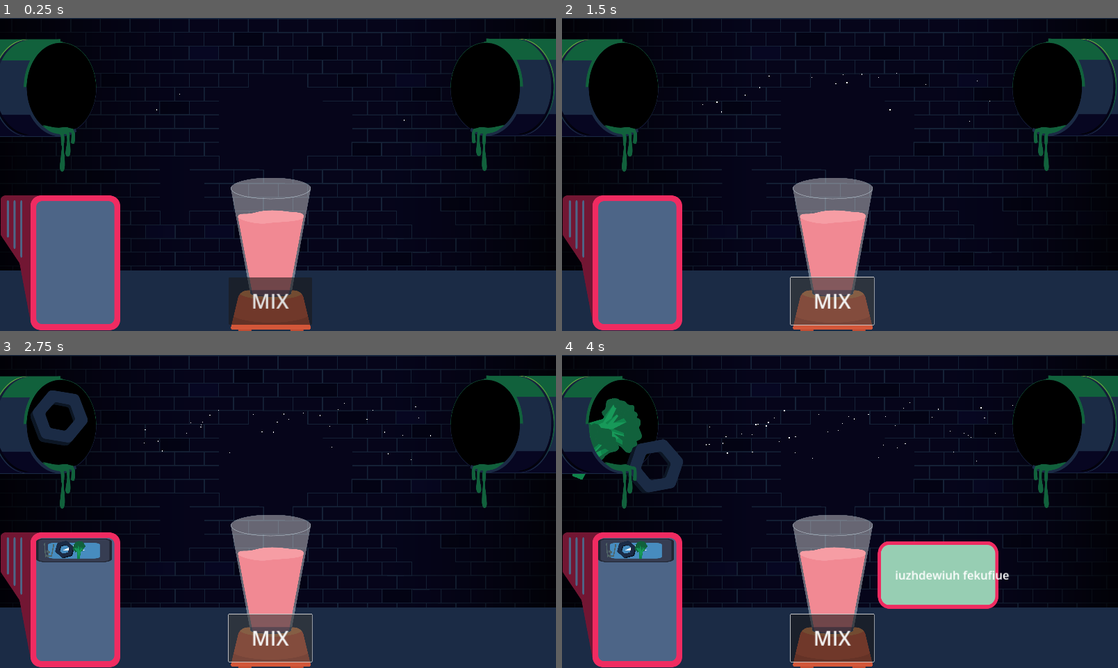
Above: before the commit, frames 1-4 (two rows, left to right).
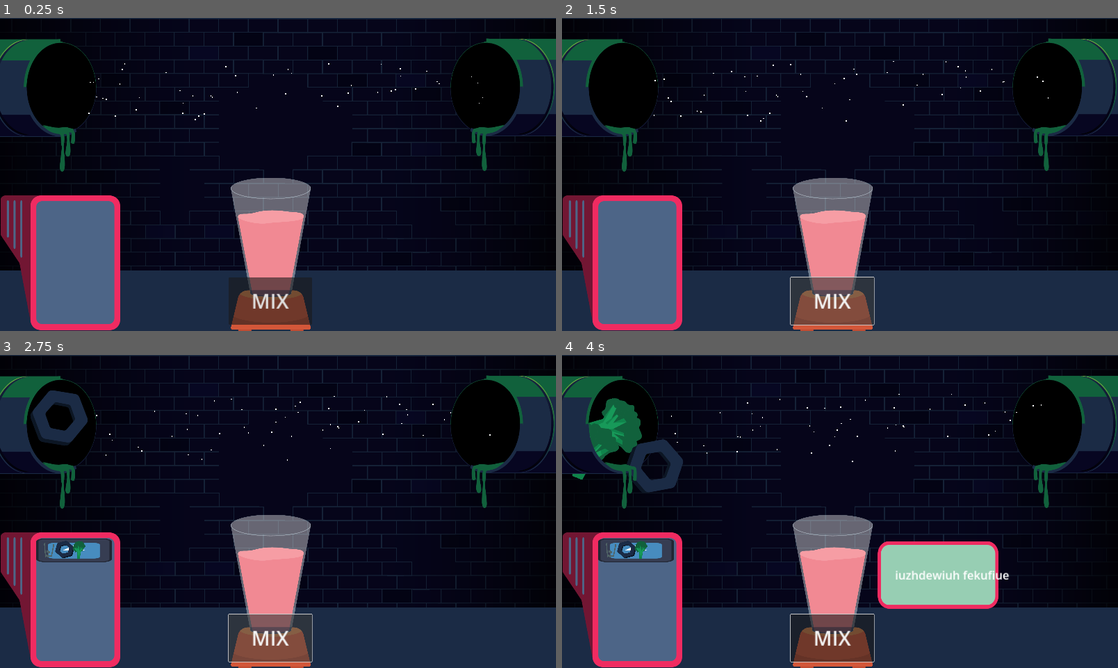
Above: after the commit, the same moments.

Repository: Daxidz/orbital-5-cyberpunk
Game: Godot game, scene res://src/main.tscn
The game is run twice, just before and just after one commit, with the same random seed, the same clock (stepped at 60 frames per second) and the same inputs. The engine's default icon, where the game draws it, is replaced by a stand-in: a white triangle on a blue panel in a dark square.
Inputs (mouse positions are in pixels of both pictures, inside the frame that each line leads up to):
- Up to frame 1 (0.25 s): no input
- Up to frame 2 (1.5 s): click "MIX" at 0.5 s; click "MIX" at 1.25 s
- Up to frame 3 (2.75 s): click "MIX" at 2 s
- Up to frame 4 (4 s): move the mouse to (623, 414) at 2.77 s; press the mouse at (623, 414) at 2.78 s; move the mouse to (612, 411) at 3.52 s; release the mouse at (612, 411) at 3.53 s; click (612, 411) at 3.6 s

The runs differ from the first frame. In frame 1, less than 0.1% of the frame differs, in the area x 15-87%, y 14-33%; in frame 2, less than 0.1%; in frame 3, less than 0.1%; in frame 4, less than 0.1%, in the area x 19-87%, y 12-35%.

Commit message:
reimport music

Diff:
--- a/src/main.tscn
+++ b/src/main.tscn
@@ -154,17 +154,18 @@
 
 [node name="TextBoxesManager" parent="." instance=ExtResource("10_s6m7u")]
 
-[node name="CPUParticles2D" type="CPUParticles2D" parent="."]
+[node name="ParticlesGraviitron" type="CPUParticles2D" parent="."]
 position = Vector2(963, 259)
-amount = 60
+amount = 50
 lifetime = 5.0
+preprocess = 50.0
 emission_shape = 3
-emission_rect_extents = Vector2(600, 100)
+emission_rect_extents = Vector2(700, 100)
 gravity = Vector2(0, 0)
 initial_velocity_min = 10.0
 initial_velocity_max = 10.0
-scale_amount_min = 3.0
-scale_amount_max = 3.0
+scale_amount_min = 4.0
+scale_amount_max = 4.0
 
 [connection signal="pressed" from="Button" to="." method="_on_button_pressed"]
 [connection signal="timeout" from="TapisIngredients/Timer" to="TapisIngredients" method="_on_timer_timeout"]
--- a/src/mixer.tscn
+++ b/src/mixer.tscn
@@ -7,27 +7,27 @@
 [ext_resource type="Texture2D" uid="uid://tkml2h2a0m7o" path="res://res/img/mixer/mixer-20230319T000010Z-001/mixer/mixer_full_0.png" id="5_35wlj"]
 
 [sub_resource type="SegmentShape2D" id="SegmentShape2D_xvotu"]
-a = Vector2(-15, -135)
-b = Vector2(22, 130)
+a = Vector2(-40, -235)
+b = Vector2(34, 131)
 
 [sub_resource type="SegmentShape2D" id="SegmentShape2D_3jchw"]
-a = Vector2(-137, -7)
-b = Vector2(133, 1)
+a = Vector2(-134, 0)
+b = Vector2(9, 8)
 
 [sub_resource type="SegmentShape2D" id="SegmentShape2D_xqpwp"]
-a = Vector2(35, -124)
-b = Vector2(-49, 127)
+a = Vector2(9, -234)
+b = Vector2(-62, 137)
 
 [sub_resource type="SegmentShape2D" id="SegmentShape2D_4gypa"]
-a = Vector2(-15, -135)
-b = Vector2(22, 130)
+a = Vector2(-291, -707)
+b = Vector2(-219, -356)
 
 [sub_resource type="SegmentShape2D" id="SegmentShape2D_fqphy"]
-a = Vector2(-137, -7)
-b = Vector2(133, 1)
+a = Vector2(-133, -24)
+b = Vector2(-5, -21)
 
 [sub_resource type="SegmentShape2D" id="SegmentShape2D_5o8nl"]
-a = Vector2(35, -124)
+a = Vector2(25, -217)
 b = Vector2(-49, 127)
 
 [node name="Mixer" type="Node2D"]
@@ -45,21 +45,22 @@
 [node name="RigidBody2D" type="StaticBody2D" parent="."]
 
 [node name="BordG" type="CollisionShape2D" parent="RigidBody2D"]
-position = Vector2(316, 802)
+position = Vector2(80, 296)
 shape = SubResource("SegmentShape2D_xvotu")
 
 [node name="Fond" type="CollisionShape2D" parent="RigidBody2D"]
-position = Vector2(473, 929)
+position = Vector2(248, 428)
 shape = SubResource("SegmentShape2D_3jchw")
 
 [node name="BordDroite" type="CollisionShape2D" parent="RigidBody2D"]
-position = Vector2(653, 802)
+position = Vector2(309, 296)
 shape = SubResource("SegmentShape2D_xqpwp")
 
 [node name="MixArea" type="Area2D" parent="."]
 
 [node name="CollisionPolygon2D" type="CollisionPolygon2D" parent="MixArea"]
-polygon = PackedVector2Array(339, 925, 604, 929, 689, 675, 297, 667)
+position = Vector2(-276, -484)
+polygon = PackedVector2Array(404, 896, 503, 899, 532, 677, 354, 671)
 
 [node name="Mix" type="AudioStreamPlayer" parent="."]
 stream = ExtResource("3_e2jeo")
@@ -75,11 +76,11 @@
 shape = SubResource("SegmentShape2D_4gypa")
 
 [node name="Fond" type="CollisionShape2D" parent="Bord"]
-position = Vector2(492, 908)
+position = Vector2(248, 443)
 shape = SubResource("SegmentShape2D_fqphy")
 
 [node name="BordDr" type="CollisionShape2D" parent="Bord"]
-position = Vector2(630, 802)
+position = Vector2(282, 296)
 shape = SubResource("SegmentShape2D_5o8nl")
 
 [node name="MixerFull0" type="Sprite2D" parent="."]
Not shown: 1 places in src/main.tscn that only renumber resources
